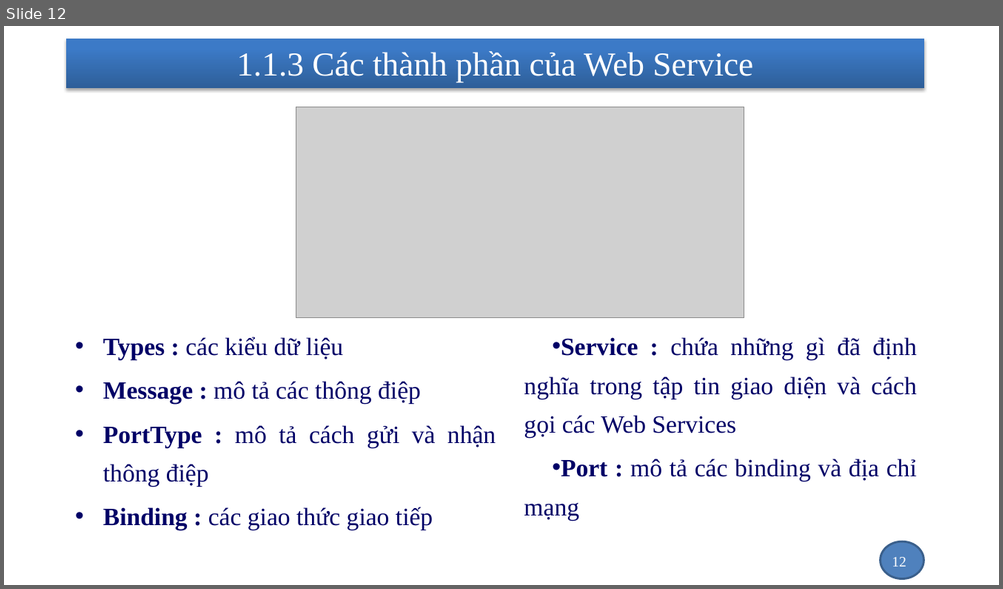
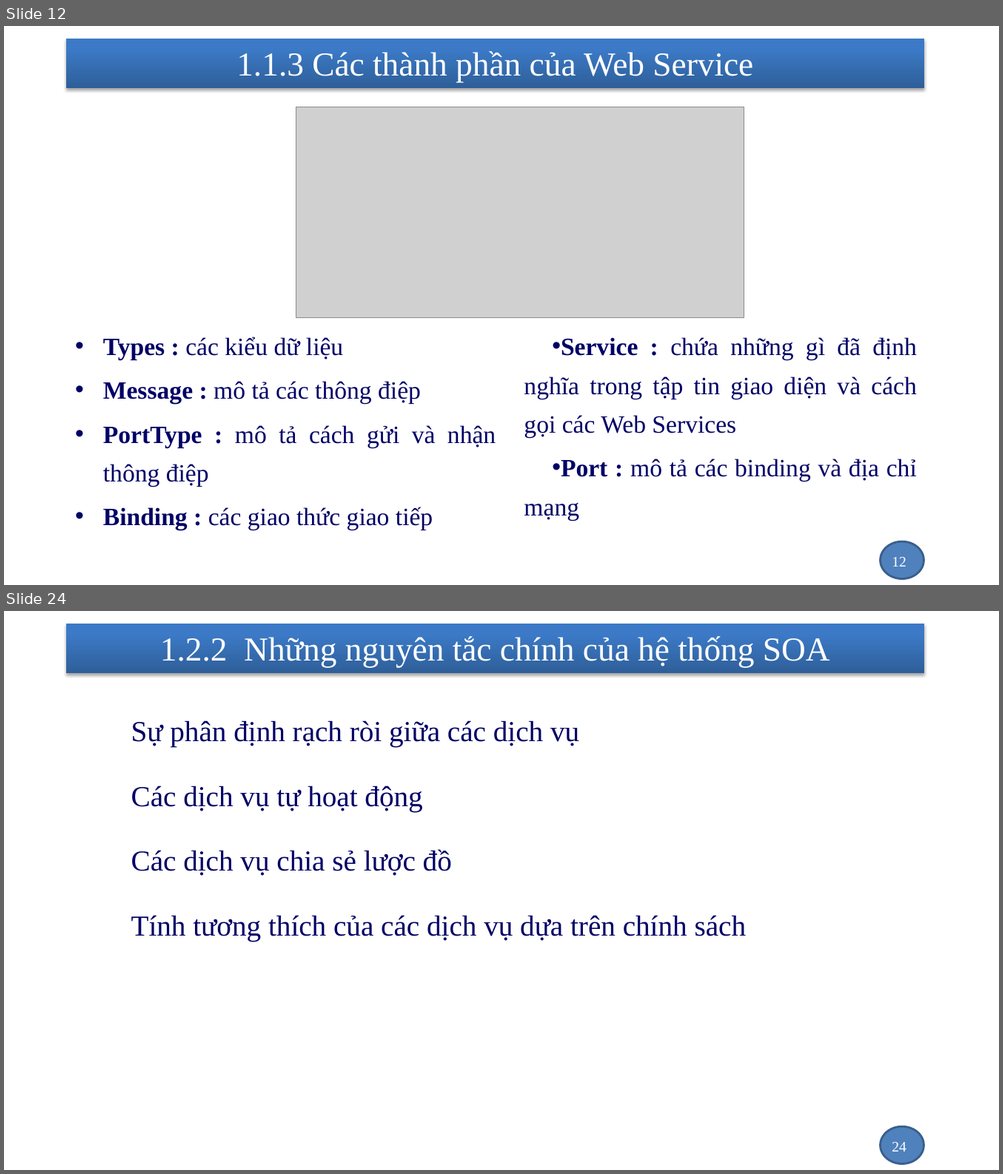
Before and after one commit to nhanhnt/LUANVAN, a slide deck: WORD/luanvan_nhanhnt_ver1.pptx. Shown one above the other, each under a label of ours: slide 12 before the commit, slides 12 and 24 after it; the slides between them are not shown. The pictures are 1003x589 and 1003x1174 pixels, drawn with LibreOffice and Linux fonts; fonts in the diff are those of the drawing; grey boxes stand for pictures; background and template pictures are left out. Boxes give left, top, right and bottom in pixels: in the first picture for what was removed or moved away, otherwise in the second. Text is boxed around its words. In the diff, an @@ line names an element or a change of style, - is before the commit and + after.

```diff
--- a/WORD/luanvan_nhanhnt_ver1.pptx
+++ b/WORD/luanvan_nhanhnt_ver1.pptx
@@ slide 24 added at <box>4,611,999,1170</box>, background picture (left out); not listed: 2 template elements that a slide beside it also shows @@
@@ title added at <box>160,636,830,667</box>, 32.4 pt, text #FFFFFF @@
+1.2.2 Những nguyên tắc chính của hệ thống SOA
@@ text added at <box>131,721,746,941</box>, 28 pt, text #000066 @@
+    Sự phân định rạch ròi giữa các dịch vụ
+    Các dịch vụ tự hoạt động
+    Các dịch vụ chia sẻ lược đồ
+    Tính tương thích của các dịch vụ dựa trên chính sách
@@ page number added at <box>891,1142,906,1152</box>, 14 pt, text #FFFFFF @@
+24
```
Also in this commit, not shown: 2 slides changed, 14 other slides added, 1 other file.
